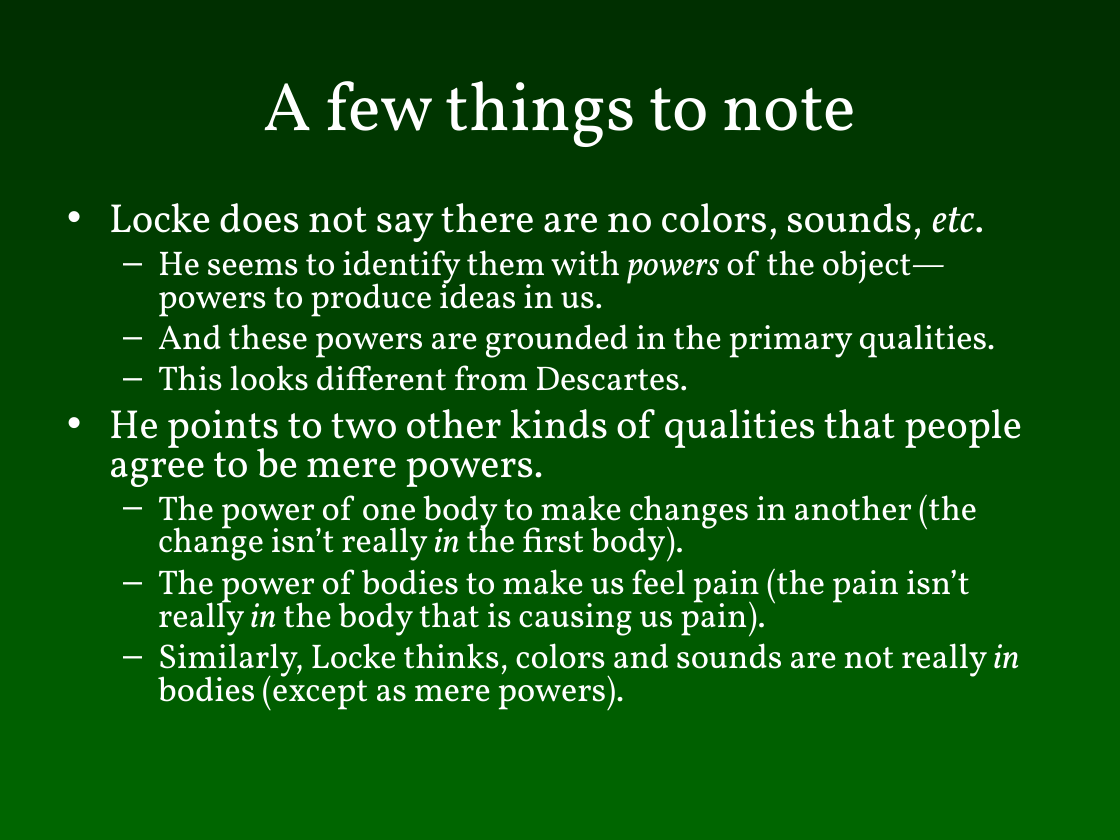
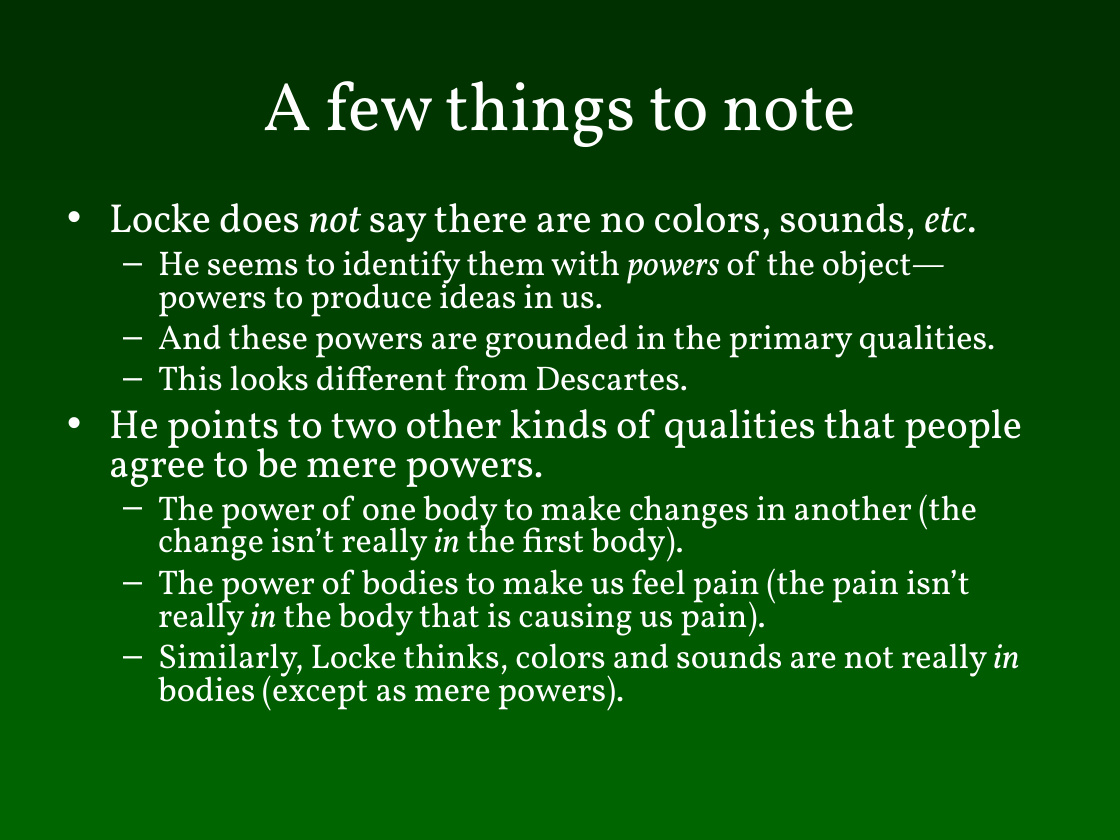
Before and after one commit to colemitchell/colemitchell.github.io, a slide deck: slide 33 of PHIL2220/Locke.ppt (slide 32 before the commit). Drawn at 1120x840 pixels with LibreOffice and Linux fonts; fonts in the diff are those of the drawing. Boxes give left, top, right and bottom in pixels: in the first picture for what was removed or moved away, otherwise in the second. Text is boxed around its words. In the diff, an @@ line names an element or a change of style, - is before the commit and + after.

```diff
--- a/PHIL2220/Locke.ppt
+++ b/PHIL2220/Locke.ppt
@@ text at bbox=[109, 203, 977, 251]: italic on in "not" @@
```
Also in this commit, not shown: 5 other slides changed, 1 slide added, 2 other files.
